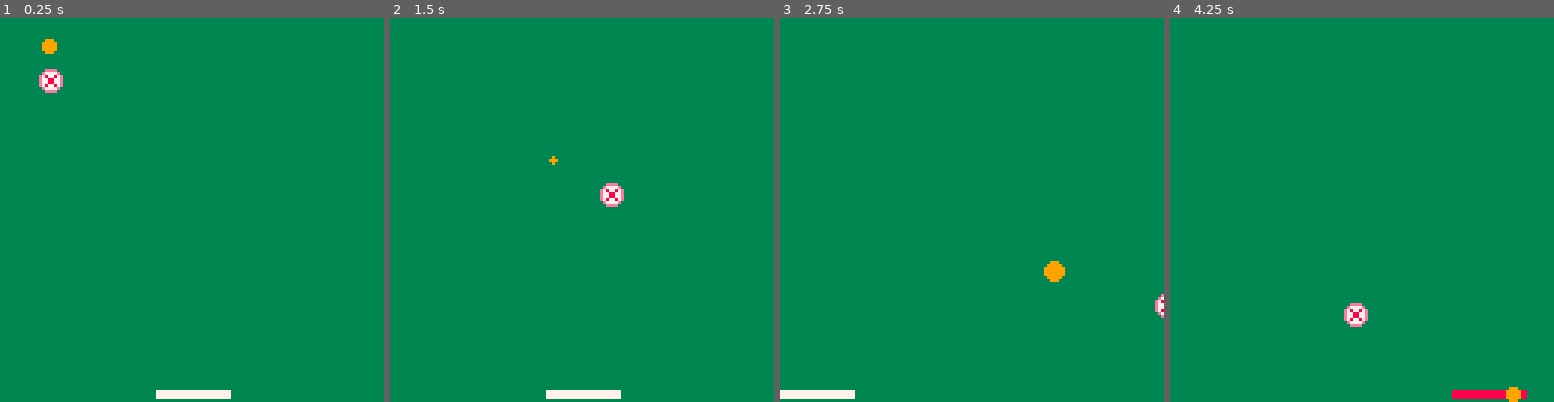
Above: before the commit, frames 1-4 (left to right).
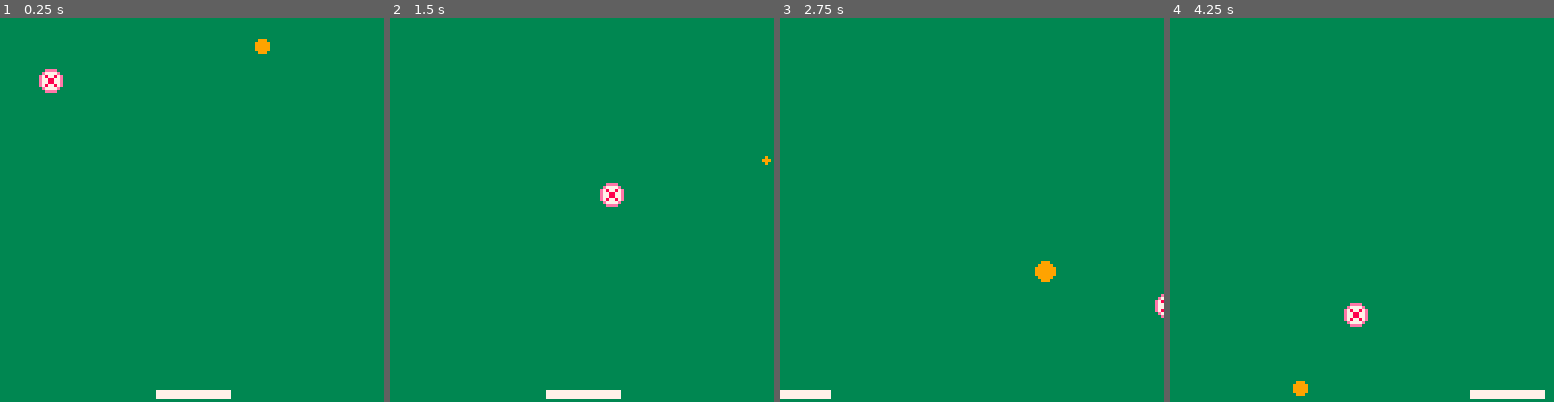
Above: after the commit, the same moments.

Repository: loathe-sum/Arithmebrick
Game: PICO-8 cartridge arithmebrickmain.p8
Same seed, same stepped clock (60 frames per second), same inputs: the game is played once before the commit and once after it.
Inputs:
- Up to frame 1 (0.25 s): no input
- Up to frame 2 (1.5 s): tap O (Z key) at 0.33, 0.7, 1.43 s; tap X (X key) at 1.07 s
- Up to frame 3 (2.75 s): hold Left 1.97-2.37 s; tap X (X key) at 2.07, 2.4, 2.73 s; tap O (Z key) at 2.22 s; hold Down from 2.42 s (still down)
- Up to frame 4 (4.25 s): release Down at 2.82 s; hold Right 2.87-3.53 s; tap X (X key) every 0.33 s from 3.07 to 4.07 s; tap O (Z key) at 3.1, 3.98 s; hold Up 3.58-4.08 s; hold Right from 4.13 s (still down)

The runs differ from the first frame. In frame 1, 0.3% of the frame differs, in the area x 10-71%, y 5-10%; in frame 2, less than 0.1%; in frame 3, 0.4%; in frame 4, 0.7%, in the area x 32-98%, y 94-100%.

Commit message:
Update arithmebrickmain.p8
made a function to set a min spawn range when using rnd(109) it's 19-127 rather than 0-127.
can use for any rnd i don't want 0 as the minimum.

Diff:
--- a/arithmebrickmain.p8
+++ b/arithmebrickmain.p8
@@ -43,7 +43,7 @@
  end
 
  if not(but_press) then
-  pad_xs=pad_xs/1.7
+  pad_xs=pad_xs/1.6
  end
 
  -- tutorial ball modifiers
@@ -223,7 +223,7 @@
 
 -- tutorial ball
 
-ball_x=rnd(22)
+ball_x=rnd(109)
 ball_xs=1
 ball_y=1
 ball_ys=1
@@ -252,6 +252,19 @@
 -->8
 -- test container
 
+--[[ function to do rnd(127) but
+set min to 19 rather than built in 0.
+max is also built into rnd feature
+and can be set rnd(#)
+function spawn_x_min ()
+    ball_spawn_x=rnd(127)
+    if ball_spawn_x < 20 then
+    ball_spawn_x=20
+    end
+
+
+end
+]]
 --[[ #todo ⬆️/⬇️ button ideas
 
 both used to scroll thru
